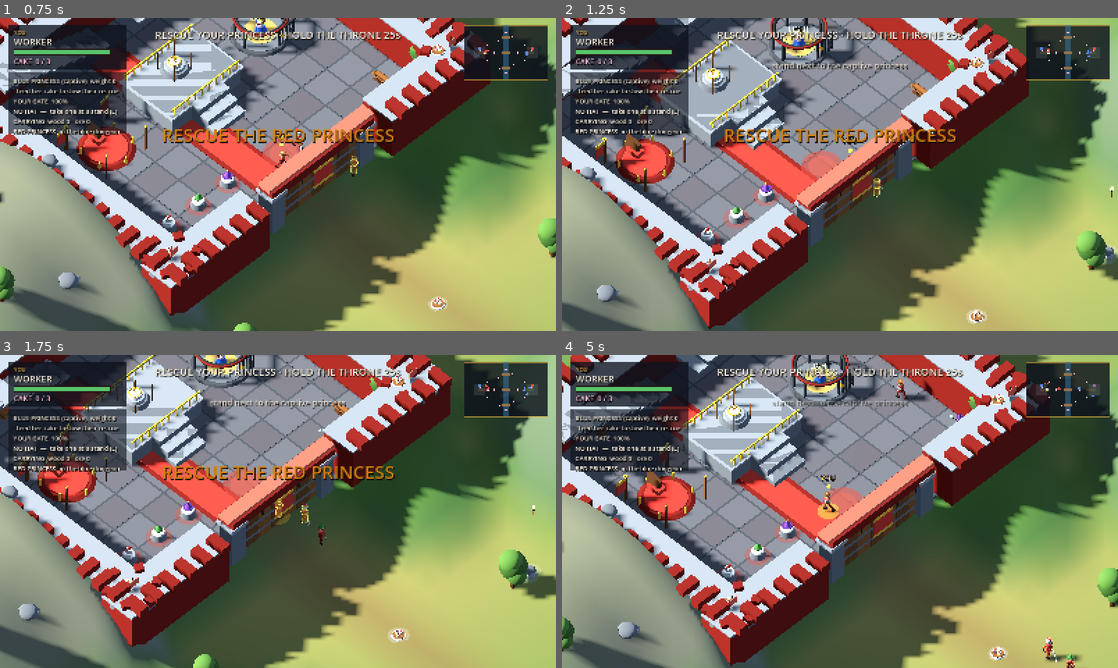
Above: before the commit, frames 1-4 (two rows, left to right).
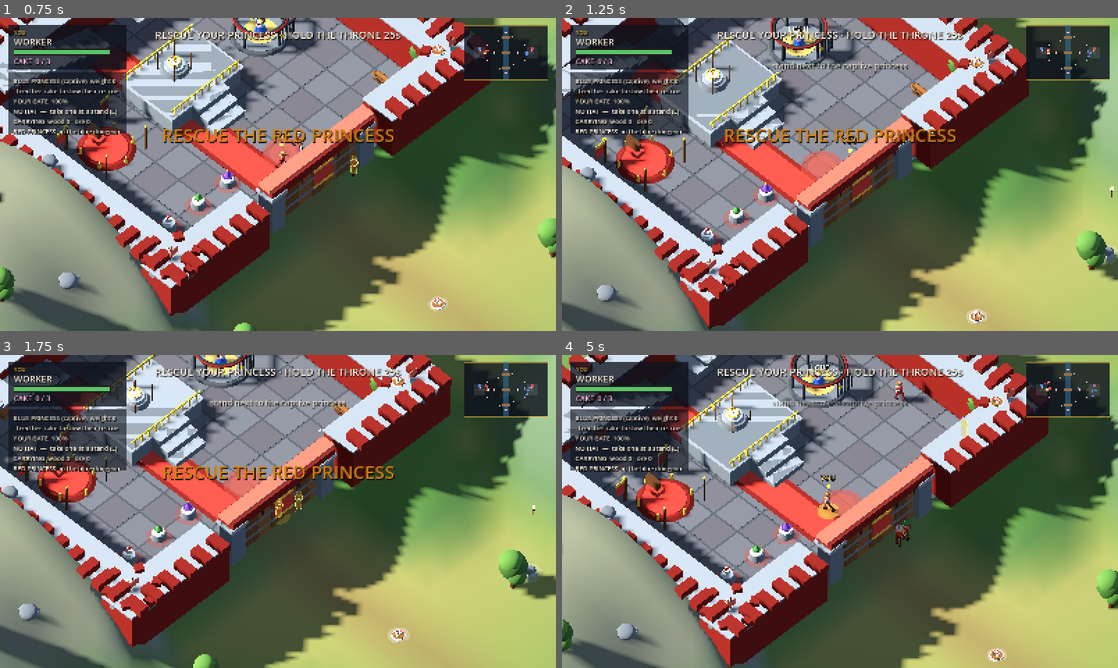
Above: after the commit, the same moments.

Repository: malahub/capture-the-princess
Game: Godot game, scene res://main.tscn
The game is run twice, just before and just after one commit, with the same random seed, the same clock (stepped at 60 frames per second) and the same inputs.
Inputs (mouse positions are in pixels of both pictures, inside the frame that each line leads up to):
- Up to frame 1 (0.75 s): tap E (act) at 0.5 s; move the mouse to (400, 158) at 0.52 s; hold D (move_right) from 0.53 s (still down); tap Space (attack) at 0.6 s; click (400, 158) at 0.67 s
- Up to frame 2 (1.25 s): keep holding D (move_right); tap V (jump) at 0.77 s; tap F (feed) at 0.8 s
- Up to frame 3 (1.75 s): move the mouse to (166, 527) at 1.27 s; release D (move_right) at 1.28 s; hold S (move_down) from 1.28 s (still down); tap F (feed) at 1.35 s; tap V (jump) at 1.52 s; tap Space (attack) at 1.55 s
- Up to frame 4 (5 s): move the mouse to (895, 442) at 2.02 s; release S (move_down) at 2.03 s; hold D (move_right) 2.03-2.78 s; tap E (act) at 2.1 s; tap F (feed) at 2.3, 3.8 s; move the mouse to (812, 574) at 2.77 s; hold W (move_up) 2.78-3.53 s; tap Space (attack) at 2.85, 4.55 s; click (812, 574) at 2.92 s; tap V (jump) at 3.02, 3.77, 4.52 s; move the mouse to (1006, 558) at 3.52 s; hold A (move_left) from 3.53 s (still down); click (1006, 558) at 3.6 s; move the mouse to (673, 464) at 4.27 s; tap Shift (dash) at 4.35 s

Frame 1 is identical in both runs. In frame 2, less than 0.1% of the frame differs, in the area x 56-96%, y 11-58%; in frame 3, 0.2%; in frame 4, 14%, in the area x 0-100%, y 0-100%.

Commit message:
10v10 spectate demo with telemetry + analyser; fix ledge falls, deck walkability, unreachable goals, arrival deadlock, idle watchdog, chase standoff

Diff:
--- a/scripts/game.gd
+++ b/scripts/game.gd
@@ -98,6 +98,12 @@
 var deckaudit := false
 var snaptest := false
 var stuckaudit := false
+var navprobe := false
+var telemetry := ""
+var telemetry_t := 0.0
+var telemetry_file: FileAccess = null
+var spectate := false
+var spectate_lbl: Label = null
 var perf := false
 var perf_acc := {}
 var perf_frames := 0
@@ -142,9 +148,16 @@
 			start_match(true)
 		elif q.find("autostart=play") >= 0:
 			start_match(false)
+		elif q.find("spectate=1") >= 0:
+			demo = "spectate"
+			start_match(false)
+			_setup_demo()
 	if simtest > 0.0:
 		autoplay = true
 		_run_simtest()
+		return
+	if navprobe:
+		_run_navprobe()
 		return
 	if stuckaudit:
 		_run_stuckaudit()
@@ -228,6 +241,36 @@
 ## crosses never jumps more than a unit can step.
 ## Prints the walkable height around the keep so a deck that bleeds past its
 ## platform shows up as a shape you can look at.
+func _run_navprobe() -> void:
+	start_match(false)
+	var pts := [
+		Vector3(-0.1, 0, -4.0), Vector3(1.9, 0, -3.5), Vector3(0.0, 0, 0.0),
+		Vector3(38.9, 0, 6.5), Vector3(-41.1, 0, -19.6), Vector3(-41.7, 0, -8.6),
+		Vector3(-20.0, 0, -4.0), Vector3(20.0, 0, 4.0),
+	]
+	for p: Vector3 in pts:
+		var i: int = Nav.cell_of(p)
+		print("[HF] NAVPROBE (%.1f, %.1f) cell=%d walkable=%s on_bridge=%s h=%.2f cells=%s" % [
+			p.x, p.z, i, str(Terrain.walkable(p.x, p.z)), str(Terrain.on_bridge(p.x, p.z)),
+			Terrain.h(p.x, p.z), str(Nav.cells[i]) if i >= 0 else "n/a"])
+	for p2: Vector3 in [Vector3(1.9,0,-3.5), Vector3(38.9,0,6.5), Vector3(-41.7,0,-8.6), Vector3(-41.1,0,-19.6)]:
+		for so in solids:
+			var rr: Rect2 = so["r"].grow(0.45)
+			if rr.has_point(Vector2(p2.x, p2.z)):
+				print("[HF] NAVPROBE solid over (%.1f,%.1f): tag='%s' top=%.2f ground=%.2f" % [
+					p2.x, p2.z, String(so.get("tag","")), float(so["top"]), Terrain.h(p2.x, p2.z)])
+	var pairs := [[Vector3(-0.1,0,-4.0), Vector3(-41.4,0,0.0)],
+		[Vector3(1.9,0,-3.5), Vector3(-41.4,0,0.0)],
+		[Vector3(-40,0,0), Vector3(40,0,0)],
+		[Vector3(-40,0,20), Vector3(40,0,-20)]]
+	for pr: Array in pairs:
+		var a: Vector3 = pr[0]
+		var b: Vector3 = pr[1]
+		var path: Array = Nav.find_path(a, b)
+		print("[HF] NAVPROBE path (%.0f,%.0f)->(%.0f,%.0f) = %d waypoints %s" % [a.x, a.z, b.x, b.z, path.size(), "OK" if path.size() > 0 else "EMPTY"])
+	get_tree().quit()
+
+
 ## Runs the match and reports units that spend seconds with a waypoint but no
 ## movement — the "NPCs get stuck" complaint, with the location to look at.
 func _run_stuckaudit() -> void:
@@ -1037,6 +1080,35 @@
 		# fire a couple of shots once the frame is warm
 		fire_at_frame = 12
 		fire_shot = {"owner": sh, "target": tg.position + Vector3(0, 1.15, 0), "kind": "arrow"}
+	elif demo == "spectate":
+		spectate = true
+		# 10 v 10, all real AI brains, nothing scripted
+		var roles_r := ["rescuer", "feeder", "attacker", "attacker", "worker", "feeder", "attacker", "rescuer", "feeder", "worker"]
+		var classes_r := ["warrior", "ranger", "mage", "warrior", "worker", "mage", "ranger", "warrior", "mage", "worker"]
+		for t in 2:
+			for i in 10:
+				var u := _new_unit(t, String(classes_r[i]), false)
+				place(u, castles[t]["spawn"] + Vector3(randf_range(-3, 3), 0, randf_range(-3, 3)))
+				u.brain = String(roles_r[i])
+				units.append(u)
+		# the "player" is a spectator: park them off-field and hide them
+		player.alive = false
+		player.visible = false
+		zoom = 128.0
+		zoom_target = 128.0
+		cam_focus = Vector3.ZERO
+		spectate_lbl = Label.new()
+		spectate_lbl.position = Vector2(0, 80)
+		var fnt: Font = ThemeDB.fallback_font
+		spectate_lbl.add_theme_font_override("font", fnt)
+		spectate_lbl.add_theme_font_size_override("font_size", 26)
+		spectate_lbl.size = Vector2(1600, 34)
+		spectate_lbl.horizontal_alignment = HORIZONTAL_ALIGNMENT_CENTER
+		spectate_lbl.add_theme_color_override("font_color", Core.GOLD)
+		ui.add_child(spectate_lbl)
+		if telemetry != "":
+			telemetry_file = FileAccess.open(telemetry, FileAccess.WRITE)
+			print("[HF] SPECTATE telemetry -> %s" % telemetry)
 	elif demo == "staircheck":
 		player.pos = Vector3(-(Bld.BACK_X - 8.0 + Bld.CASTLE_SHIFT), 0.0, 7.0)
 		player.position = Vector3(player.pos.x, Terrain.h(player.pos.x, player.pos.z), player.pos.z)
@@ -1249,6 +1321,10 @@
 			input_debug = true
 		elif a == "--showsil":
 			showsil = true
+		elif a.begins_with("--telemetry="):
+			telemetry = a.substr(12)
+		elif a == "--navprobe":
+			navprobe = true
 		elif a == "--stuckaudit":
 			stuckaudit = true
 		elif a == "--snaptest":
@@ -1746,6 +1822,14 @@
 		if u == player:
 			continue
 		var t2 := Time.get_ticks_usec() if perf else 0
+		if not u.has_waypoint and u.target_unit == null:
+			u.idle_t += dt
+			if u.idle_t > 3.0:
+				u.idle_t = 0.0
+				u.waypoint = gates[1 - u.team]["pos"]
+				u.has_waypoint = true
+		else:
+			u.idle_t = 0.0
 		var dir := _ai_dir(u, dt)
 		t2 = _pt("  ai_nav", t2)
 		var aim := u.target_unit.pos if (u.target_unit != null and is_instance_valid(u.target_unit)) else u.waypoint
@@ -1774,6 +1858,18 @@
 	_update_silhouettes(dt)
 	t = _pt("silhouettes", t)
 	_maybe_fire_demo()
+	_write_telemetry(dt)
+	if spectate and spectate_lbl != null:
+		var ra := 0
+		var ba := 0
+		for u: Unit in units:
+			if u.team == 0 and u.alive:
+				ra += 1
+			elif u.team == 1 and u.alive:
+				ba += 1
+		spectate_lbl.text = "SPECTATING · RED %d · BLUE %d · GATES %d%% / %d%%" % [
+			ra, ba, int(100.0 * float(gates[0]["hp"]) / float(gates[0]["max"])),
+			int(100.0 * float(gates[1]["hp"]) / float(gates[1]["max"]))]
 	_update_interaction_label()
 	if state == S_TUTORIAL:
 		_update_tutorial(dt)
@@ -2127,6 +2223,11 @@
 		return false
 	var h1 := Terrain.h(p.x, p.z)
 	if h1 - from_h > Terrain.STEP_UP:
+		return false
+	# No walking off a ledge. The river is 6 m below the bridge deck and there was
+	# no downward check, so a unit nudged at the bridge lip stepped into the water
+	# and then had no legal route out of a cell A* refuses to start from.
+	if from_h - h1 > 2.45:
 		return false                                # too high to climb
 	if from_h - h1 > Terrain.STEP_DOWN:
 		return false                                # do not walk off the parapet
@@ -3204,16 +3305,17 @@
 
 	var flat := Vector3(goal.x - u.pos.x, 0.0, goal.z - u.pos.z)
 	if flat.length() < 0.5:
+		u.has_waypoint = false      # arrived: let the brain pick the next job
 		return Vector3.ZERO
 
 	# A goal inside a wall (or on top of one) is not something to walk into:
 	# resolve it to the closest cell at the unit's own level first. This is what
 	# kept a handful of soldiers leaning on a castle wall for the whole match.
-	if flat.length() > 2.0:
+	if true:
 		var reach_cell: int = Nav.snap_for(goal, Terrain.h(u.pos.x, u.pos.z))
 		if reach_cell >= 0:
 			var near := Nav.centre(reach_cell)
-			if near.distance_to(goal) < 7.0:
+			if near.distance_to(goal) < 7.0 and near.distance_to(u.pos) > 0.35:
 				goal = near
 				if not chasing:
 					u.waypoint = near    # stop re-targeting the unreachable point
@@ -3270,6 +3372,21 @@
 		break
 	if u.path_i >= u.path.size():
 		target = goal
+
+	# A target standing on the keep ledge is 2.15 m up and there is no route to
+	# it, so a chaser used to press into the platform for the rest of the match.
+	# Hold at standoff range instead: still a threat, no longer a pile of bodies
+	# jammed against a wall.
+	if chasing and is_instance_valid(u.target_unit):
+		var th: float = Terrain.h(u.target_unit.pos.x, u.target_unit.pos.z)
+		var uh: float = Terrain.h(u.pos.x, u.pos.z)
+		if absf(th - uh) > Terrain.STEP_UP:
+			var gap: float = u.pos.distance_to(u.target_unit.pos)
+			if gap < 3.2:
+				return Vector3.ZERO
+			var away := Vector3(u.pos.x - u.target_unit.pos.x, 0.0, u.pos.z - u.target_unit.pos.z)
+			if away.length() > 0.01:
+				return away.normalized()      # back off to firing range
 
 	var d2 := Vector3(target.x - u.pos.x, 0.0, target.z - u.pos.z)
 	if d2.length() < 0.15:
@@ -3591,6 +3708,35 @@
 		fire_shot = {}
 
 
+## Telemetry: one JSON line per unit per second. Everything that could go wrong
+## (stuck, no goal, path failure, gate loitering, overlap) is derivable here, and
+## tools/analyze_telemetry.py turns it into a report.
+func _write_telemetry(dt: float) -> void:
+	if telemetry_file == null:
+		return
+	telemetry_t += dt
+	if telemetry_t < 1.0:
+		return
+	telemetry_t = 0.0
+	var t := snappedf(match_time, 0.1)
+	for u: Unit in units:
+		if not is_instance_valid(u):
+			continue
+		var gh := Terrain.h(u.pos.x, u.pos.z)
+		var line := {
+			"t": t, "id": u.get_instance_id() % 100000, "team": u.team, "cls": u.cls,
+			"brain": u.brain, "x": snappedf(u.pos.x, 0.1), "z": snappedf(u.pos.z, 0.1),
+			"y": snappedf(u.position.y, 0.1), "h": snappedf(gh, 0.1),
+			"alive": u.alive, "hp": int(u.hp), "vel": snappedf(u.vel.length(), 0.1),
+			"wp": [snappedf(u.waypoint.x, 0.1), snappedf(u.waypoint.z, 0.1)], "has_wp": u.has_waypoint,
+			"path": u.path.size(), "pi": u.path_i, "stuck": snappedf(u.stuck_t, 0.1),
+			"tgt": u.target_unit != null, "carry": u.carrying != null, "key": u.has_key,
+			"cake": u.cake, "in_nav": Nav.cell_of(u.pos) >= 0 and Nav.cells.size() > 0 and Nav.cells[Nav.cell_of(u.pos)] == 1,
+		}
+		telemetry_file.store_line(JSON.stringify(line))
+	telemetry_file.flush()
+
+
 func _update_camera(dt: float) -> void:
 	zoom = Core.damp(zoom, zoom_target, 8.0, dt)
 	camera.size = zoom
@@ -3606,7 +3752,11 @@
 	var focus2 := cam_focus
 	if player != null and is_instance_valid(player) and demo == "":
 		focus2 = player.position
-	if demo != "":
+	if demo == "spectate":
+		focus2 = Vector3.ZERO
+		zoom = 128.0
+		cam_focus = Vector3.ZERO
+	elif demo != "":
 		# demo shots own the camera: the match setup resets it otherwise
 		focus2 = demo_focus
 		zoom = demo_zoom
--- a/scripts/terrain.gd
+++ b/scripts/terrain.gd
@@ -140,7 +140,9 @@
 	if on_bridge(x, z):
 		return true
 	if absf(x) < WATER_HALF:
-		return false
+		# bridge decks are elevated; ask the heightfield instead of the footprint
+		# band, or the deck edges read as water and A* refuses to start there
+		return h(x, z) > WATER_Y + 0.30
 	return true
 
 
--- a/scripts/unit.gd
+++ b/scripts/unit.gd
@@ -22,6 +22,7 @@
 var wood := 0                 # building materials, worker only
 var metal := 0
 var gather_t := 0.0
+var idle_t := 0.0
 var repair_t := 0.0
 var key_model: Node3D = null  # the enemy key, held over the head
 var path: Array = []          # A* waypoints, consumed front to back
@@ -250,6 +251,15 @@
 		want_yaw = Core.yaw_to(pos, aim)
 	yaw = lerp_angle(yaw, want_yaw, 1.0 - exp(-13.0 * dt))
 	rotation.y = yaw
+	# Safety net: if anything ever leaves a unit standing in water or inside a
+	# wall, walk it out instead of letting it sit there with no valid route.
+	if not Terrain.walkable(pos.x, pos.z) and not airborne:
+		var cell: int = Nav.snap_for(Vector3(pos.x, 0, pos.z), Terrain.h(pos.x, pos.z))
+		if cell >= 0:
+			var c: Vector3 = Nav.centre(cell)
+			var to := Vector3(c.x - pos.x, 0.0, c.z - pos.z)
+			if to.length() > 0.01:
+				pos += to.normalized() * minf(to.length(), 4.0 * dt)
 	if prev_pos == Vector3.ZERO and pos != Vector3.ZERO:
 		prev_pos = pos            # first frame: nothing to revert to yet
 	if not airborne:
Not shown, changed: build/web/index.pck
Not shown, added: build/web/spectate4.jsonl
Not shown, added: logs/spectate.jsonl
Not shown, added: logs/spectate2.jsonl
Not shown, added: logs/spectate3.jsonl
Not shown, added: logs/spectate4.jsonl
Not shown, added: logs/spectate5.jsonl
Not shown, added: logs/spectate6.jsonl
